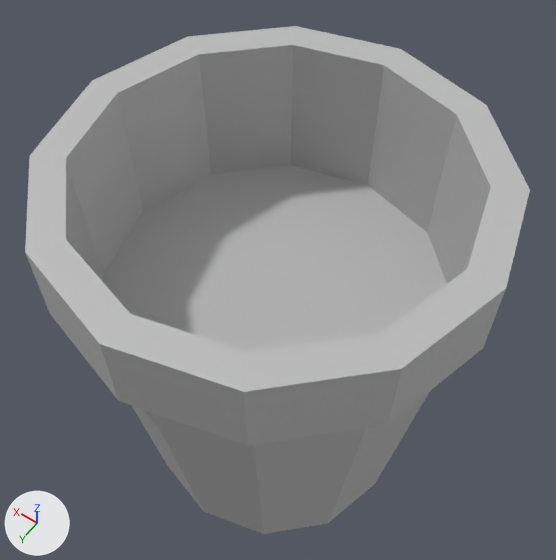
A saved change to the FBX model Maya_WizardRoom/scenes/Props/P/Plant_01/Plant_01.fbx.
The view is the same before and after, from a 50 mm camera at (-0.0663, 0.0917, 0.2268) aimed at (0.0045, -0.0074, 0.0711). The axes (+X, +Y, +Z) are drawn at lower left. The lights are the same throughout. Where no turn or scale is listed for an object, it has been applied to the vertices.
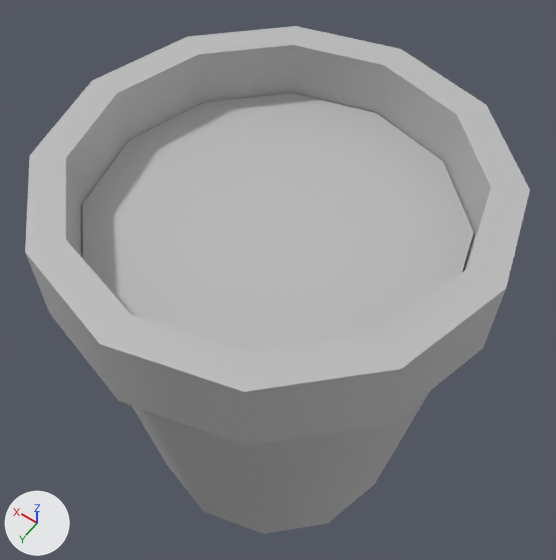
The change, as JSON lines over the scene's bpy script:
```json
{"block": "me_mesh", "where": "me_mesh.from_pydata(...)  # 146 vertices, 156 faces; spans x -0.0507..0.0507, y -0.0507..0.0507, z -0.0461..0.0599"}
{"block": "me_mesh", "where": "# used by ob_pcylinder1; location = (0.0, 0.0, 0.0575)"}
{"block": "me_mesh", "change": "me_mesh part 1: all 13 vertices in x -0.0424..0.0424, y -0.0424..0.0424, z 0.0219 are moved by (0.0, 0.0, 0.0245)"}
```

Changed parts and their boxes [x1, y1, x2, y2] in the pictures (556 x 560 px; the box of a moved part takes in the faces that stretch with it):
```json
{"part": 1, "of": "me_mesh", "change": "moved or reshaped", "before": [102, 163, 448, 352], "after": [82, 93, 474, 352]}
```
